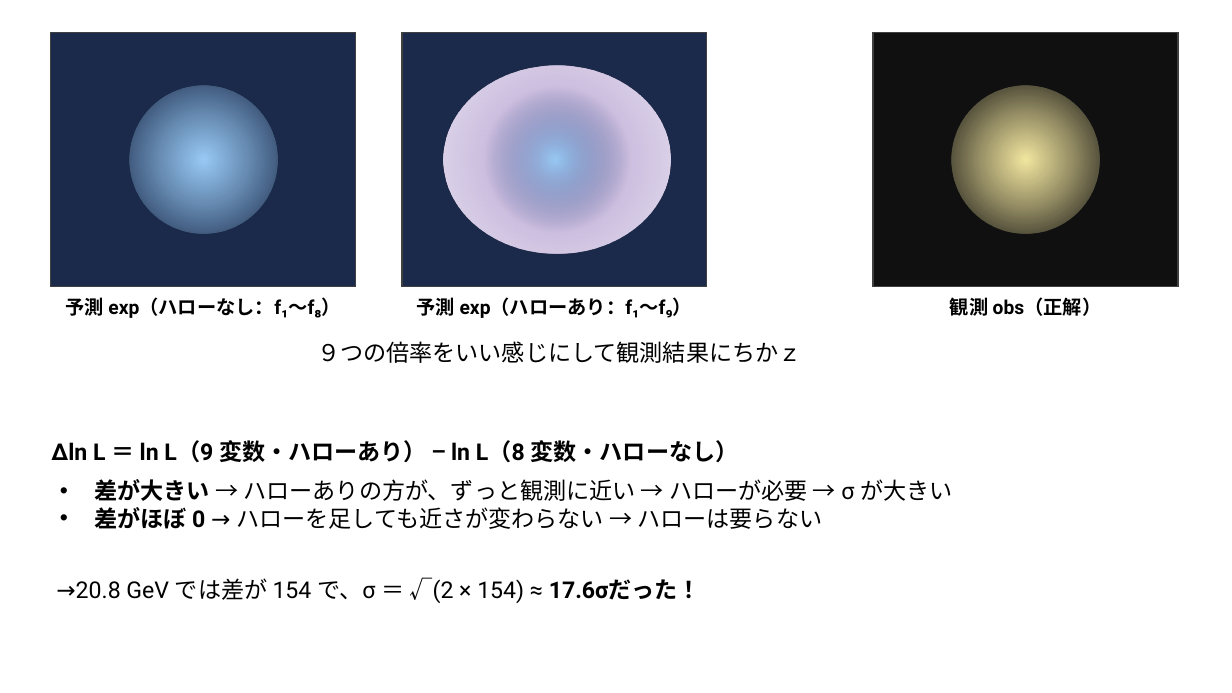
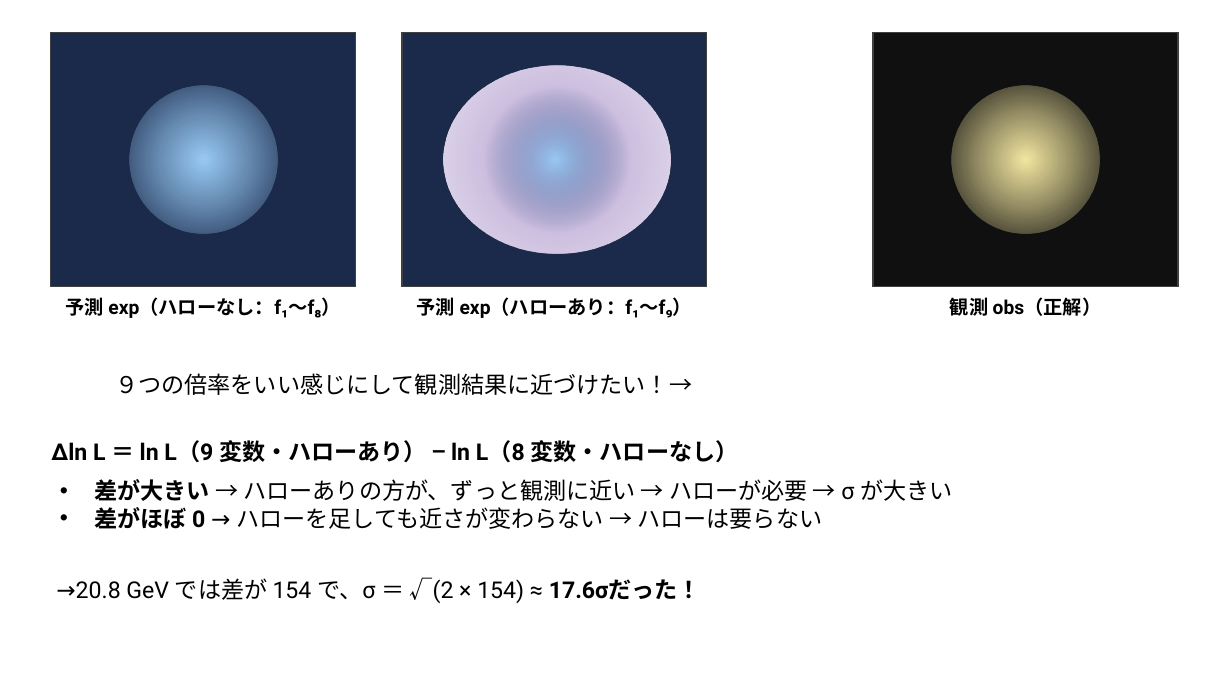
Before and after one commit to Mikann20041029/darkmatter-slides, a slide deck: slide 18 of slides/2026-10-03_研究進捗報告_claude_夕方版.pptx. Drawn at 1232x693 pixels with LibreOffice and Linux fonts; fonts in the diff are those of the drawing. Boxes give left, top, right and bottom in pixels: in the first picture for what was removed or moved away, otherwise in the second. Text is boxed around its words. In the diff, an @@ line names an element or a change of style, - is before the commit and + after.

Commit message:
slides: 本人の編集版を更新 (10-05 13:18)

```diff
--- a/slides/2026-10-03_研究進捗報告_claude_夕方版.pptx
+++ b/slides/2026-10-03_研究進捗報告_claude_夕方版.pptx
@@ text removed at <box>317,341,801,363</box> @@
-９つの倍率をいい感じにして観測結果にちかｚ
@@ text added at <box>115,373,692,395</box>, 18 pt, text #000000 @@
+９つの倍率をいい感じにして観測結果に近づけたい！→
```
